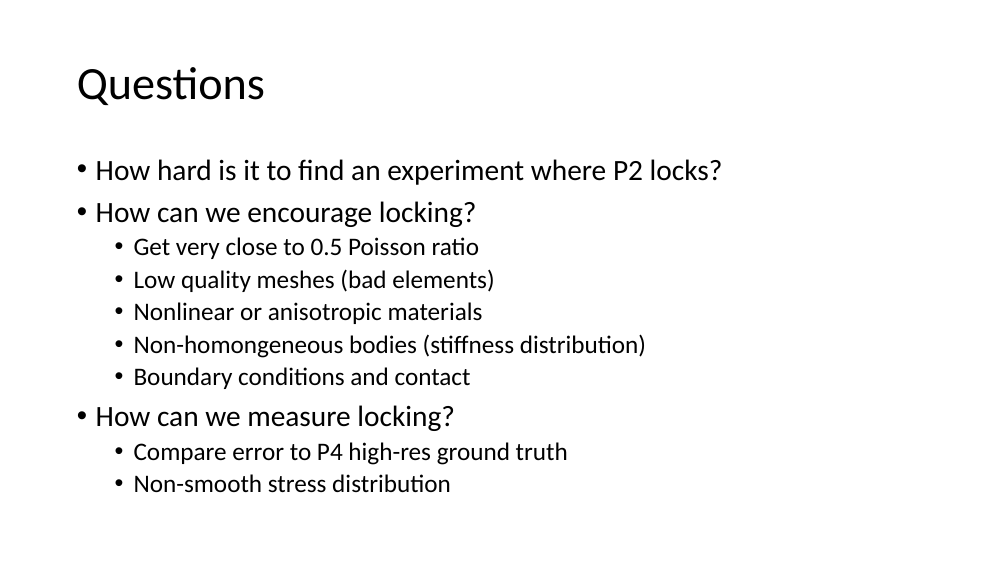
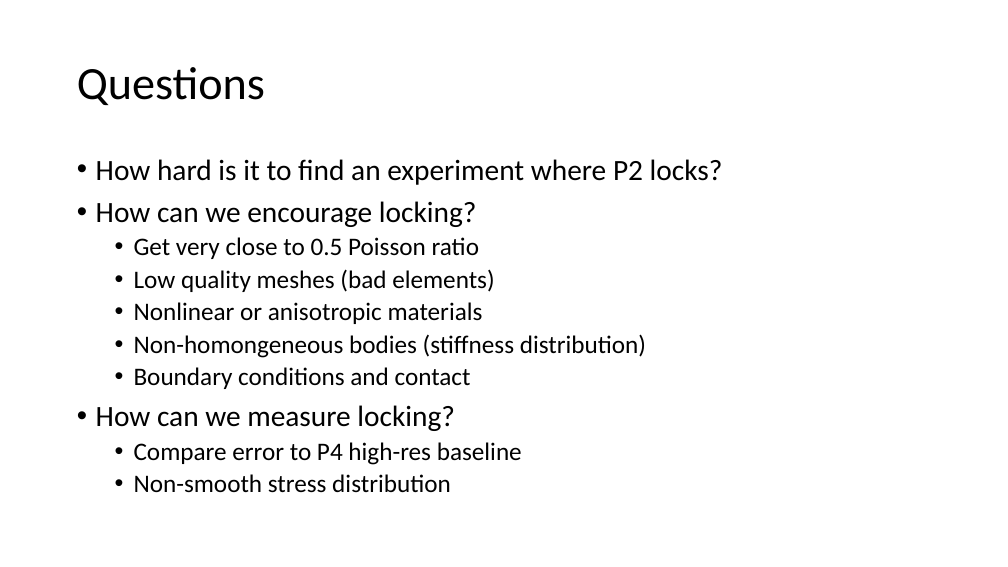
Before and after one commit to MihaiF/MixedVsQuadratic, a slide deck: slide 3 of CompressedBox/Comparisons/Quadratic vs.pptx. Drawn at 1008x567 pixels with LibreOffice and Linux fonts; fonts in the diff are those of the drawing. Boxes give left, top, right and bottom in pixels: in the first picture for what was removed or moved away, otherwise in the second. Text is boxed around its words. In the diff, an @@ line names an element or a change of style, - is before the commit and + after.

```diff
--- a/CompressedBox/Comparisons/Quadratic vs.pptx
+++ b/CompressedBox/Comparisons/Quadratic vs.pptx
@@ text at [134, 442, 522, 465]: text changed @@
-  • Compare error to P4 high-res ground truth
+  • Compare error to P4 high-res baseline
```
Also in this commit, not shown: 3 other slides changed, 2 slides added, 9 other files.
